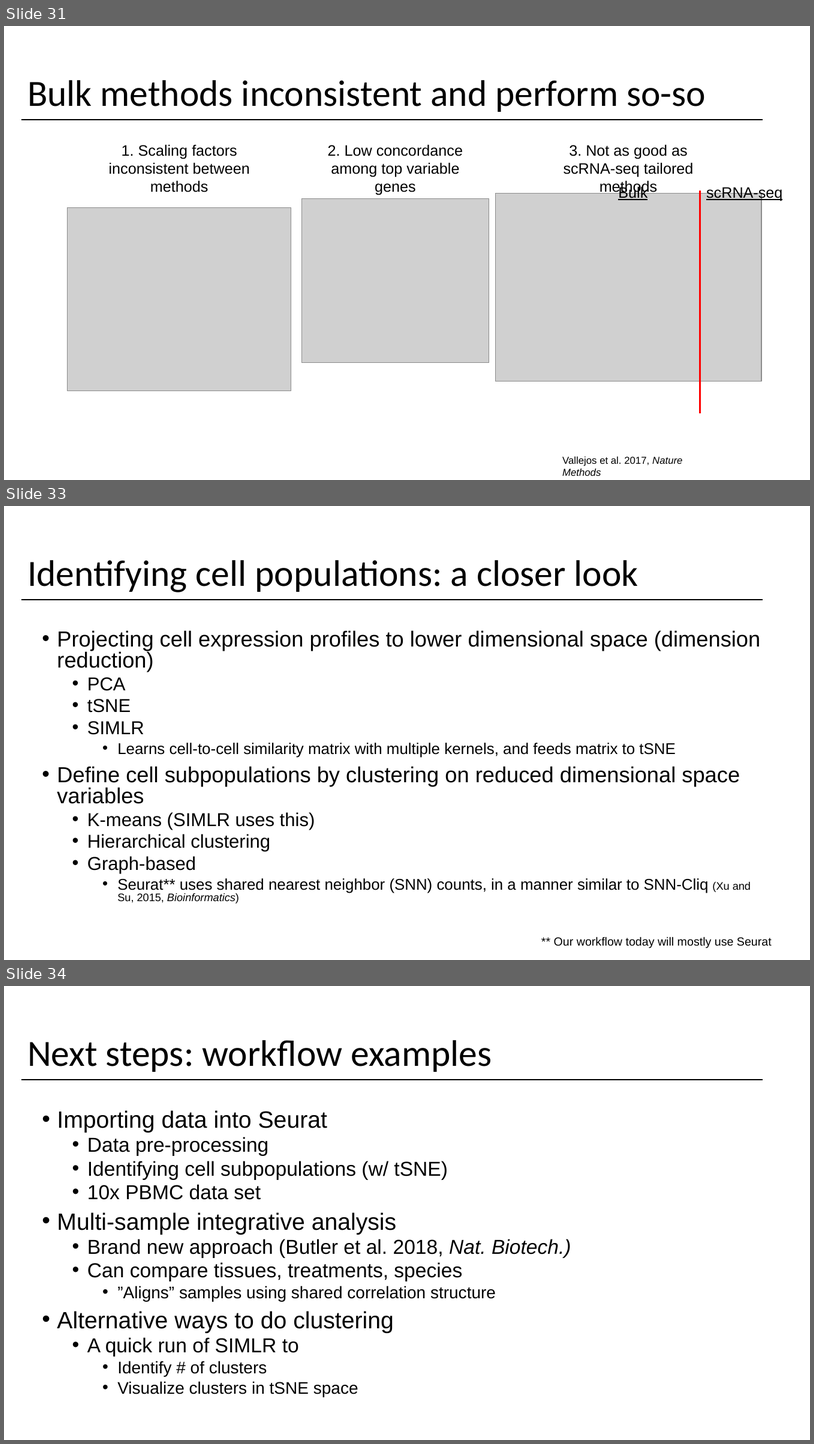
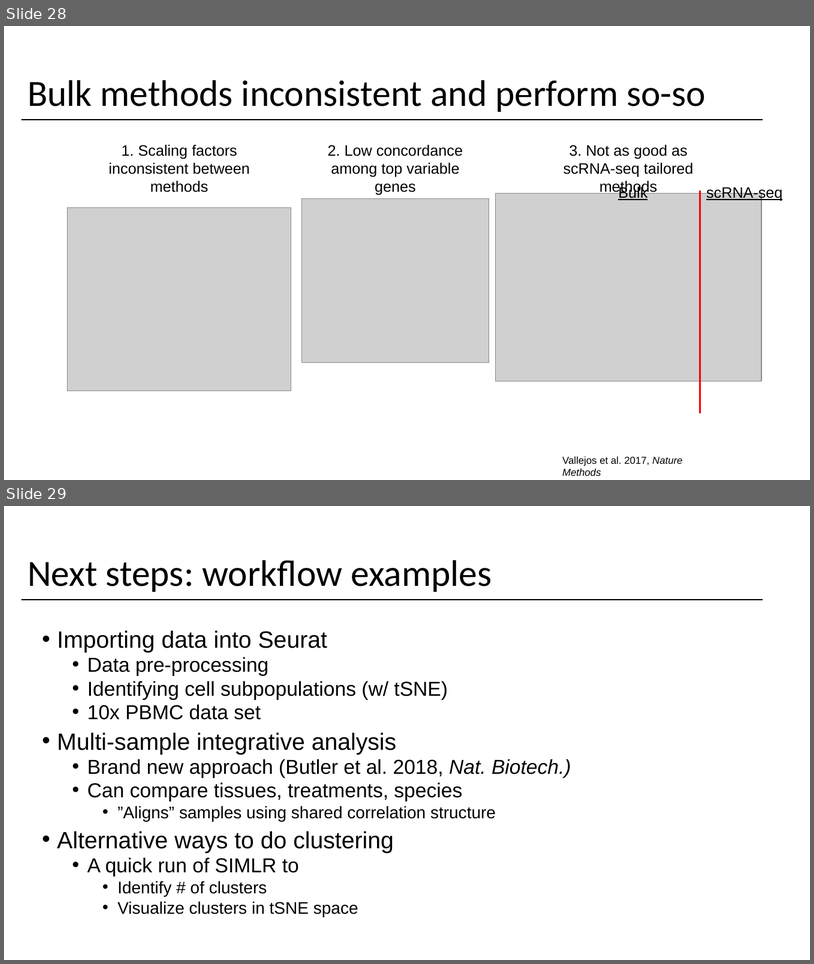
Before and after one commit to yasinkaymaz/singleCellRNAseq_workshop, a slide deck: IntroToscRNASeq_Background.pptx. Shown one above the other, each under a label of ours: slides 31, 33 and 34 before the commit, slides 28 and 29 after it; the slides between them are not shown. The pictures are 814x1444 and 814x964 pixels, drawn with LibreOffice and Linux fonts; fonts in the diff are those of the drawing; grey boxes stand for pictures. Boxes give left, top, right and bottom in pixels: in the first picture for what was removed or moved away, otherwise in the second. Text is boxed around its words. In the diff, an @@ line names an element or a change of style, - is before the commit and + after.

Commit message:
cut some added sparse matrix

```diff
--- a/IntroToscRNASeq_Background.pptx
+++ b/IntroToscRNASeq_Background.pptx
@@ slide 33 removed at [4, 506, 810, 960], background #FFFFFF @@
@@ title removed at [27, 560, 639, 592] @@
-Identifying cell populations: a closer look
@@ line removed from (21, 600) to (763, 600) @@
@@ text removed at [57, 630, 761, 903] @@
-• Projecting cell expression profiles to lower dimensional space (dimension reduction)
-  • PCA
-  • tSNE
-  • SIMLR
-    • Learns cell-to-cell similarity matrix with multiple kernels, and feeds matrix to tSNE
-• Define cell subpopulations by clustering on reduced dimensional space variables
-  • K-means (SIMLR uses this)
-  • Hierarchical clustering
-  • Graph-based
-    • Seurat** uses shared nearest neighbor (SNN) counts, in a manner similar to SNN-Cliq (Xu and Su, 2015, Bioinformatics)
@@ text removed at [554, 936, 772, 948] @@
-** Our workflow today will mostly use Seurat
@@ what was slide 31 is now slide 28 @@
@@ what was slide 34 is now slide 29 @@
```
Also in this commit, not shown: 1 slide changed, 1 slide added, 5 other slides removed.
